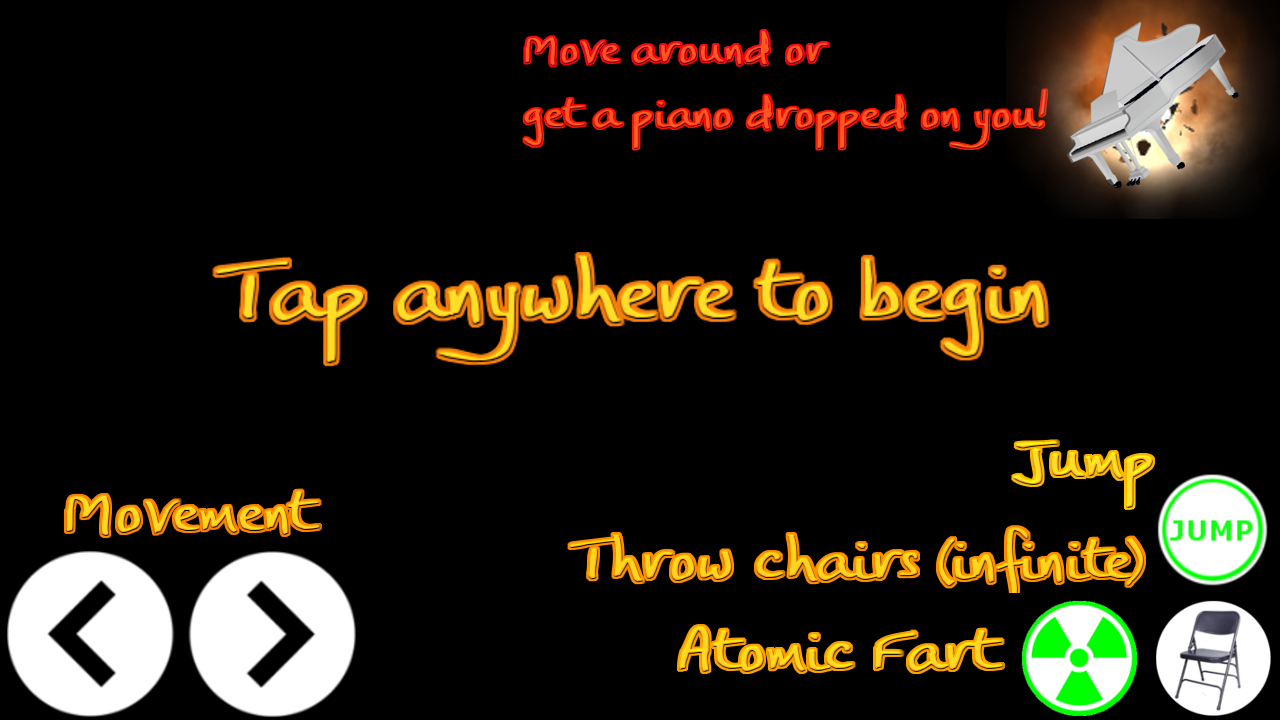
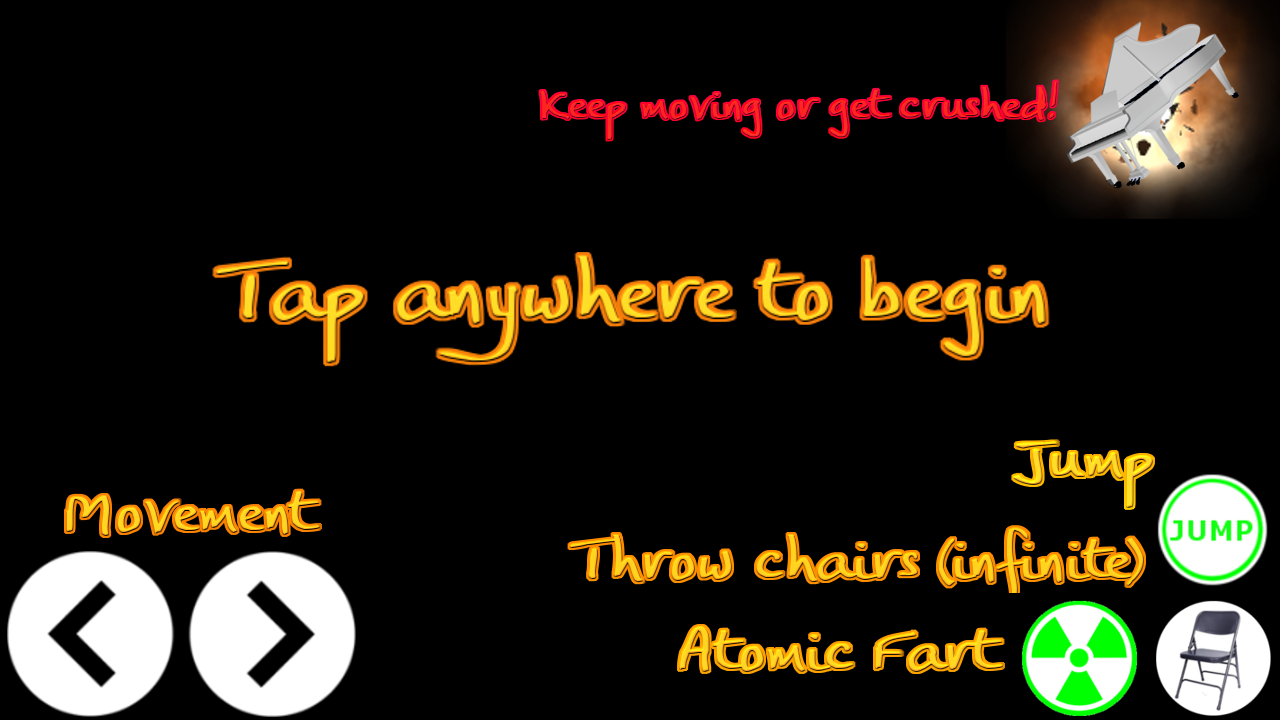
Before/after of a (1280, 720) layered artwork. What changed in the layer stack:
added layer "Pasted Layer #9" above "Pasted Layer #7" over [538,79,1060,142]
hid "Pasted Layer #6" over [522,29,1049,151]
